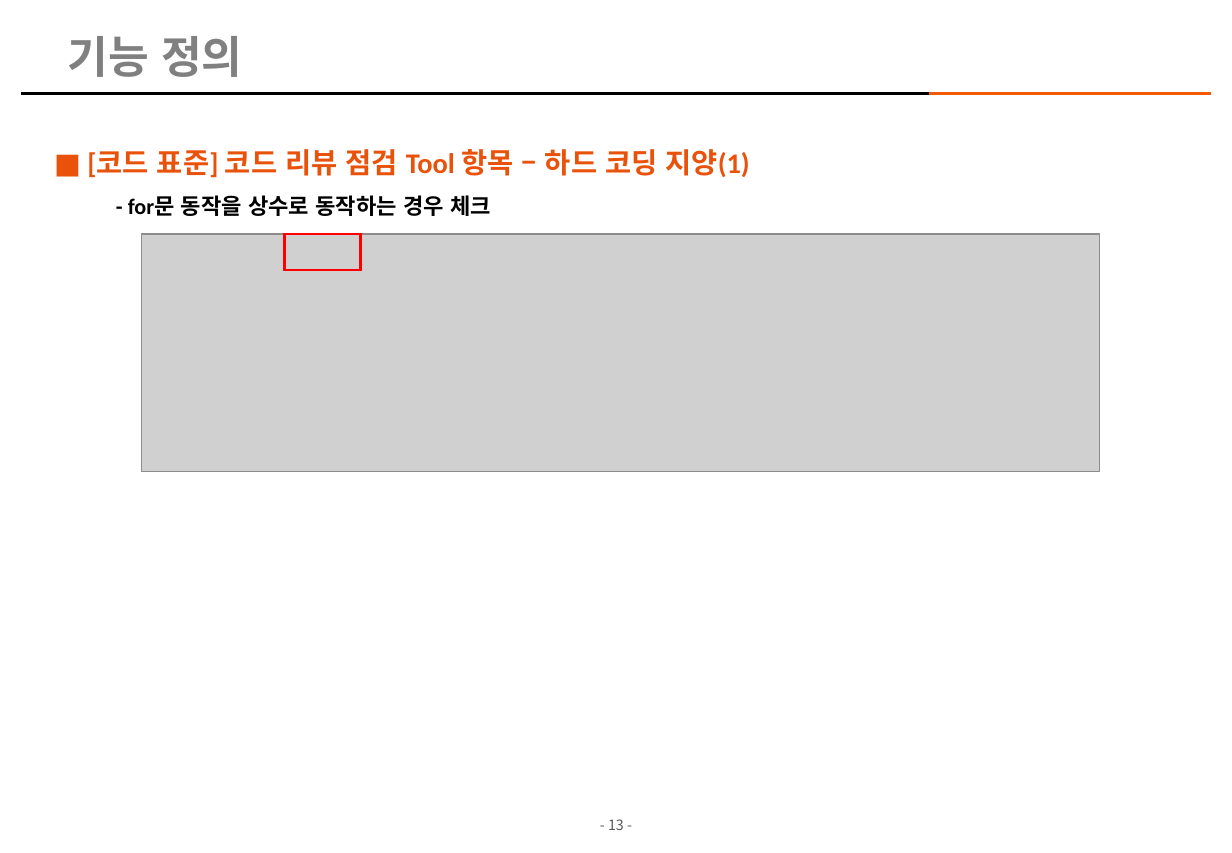
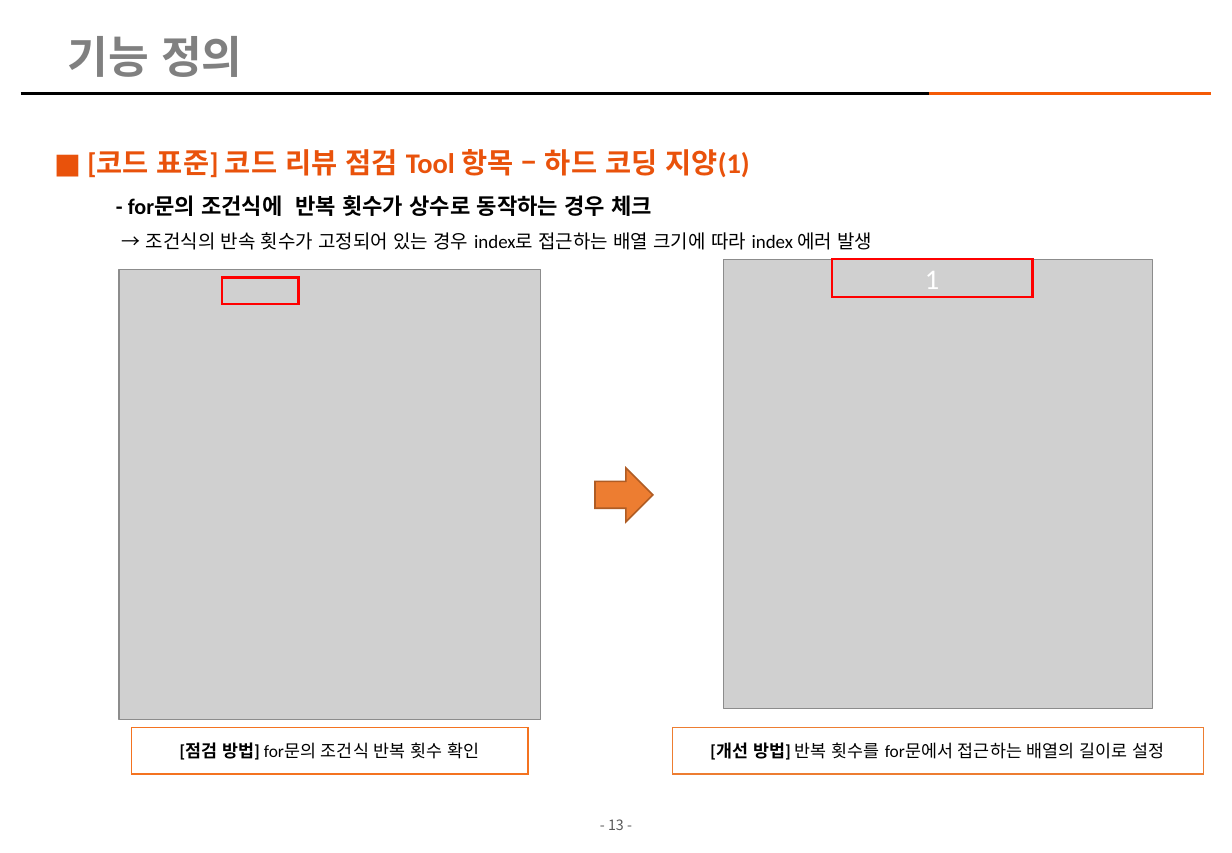
Before and after one commit to kimhopepa/PythonPjt, a slide deck: slide 13 of CodeReviewTool/doc/CodeReview_점검_Tool_개발계획서_rev07.pptx. Drawn at 1232x853 pixels with LibreOffice and Linux fonts; fonts in the diff are those of the drawing; grey boxes stand for pictures; background and template pictures are left out. Boxes give left, top, right and bottom in pixels: in the first picture for what was removed or moved away, otherwise in the second. Text is boxed around its words. In the diff, an @@ line names an element or a change of style, - is before the commit and + after.

```diff
--- a/CodeReviewTool/doc/CodeReview_점검_Tool_개발계획서_rev07.pptx
+++ b/CodeReviewTool/doc/CodeReview_점검_Tool_개발계획서_rev07.pptx
@@ text at box(128, 195, 873, 250): text changed; size 14 to 12 pt; bold off @@
-  - for문 동작을 상수로 동작하는 경우 체크
+  - for문의 조건식에 반복 횟수가 상수로 동작하는 경우 체크
+  → 조건식의 반속 횟수가 고정되어 있는 경우 index로 접근하는 배열 크기에 따라 index 에러 발생
@@ picture removed at box(141, 234, 1100, 472) @@
@@ picture added at box(724, 259, 1152, 709) @@
@@ rectangle added at box(832, 259, 1032, 297), outline #FF0000 1.5 pt, 18 pt, text #FFFFFF @@
+1
@@ picture added at box(119, 270, 541, 720) @@
@@ rectangle: place and size @@
-rectangle at box(284, 234, 361, 271)
+rectangle at box(223, 278, 299, 304)
@@ right arrow added at box(595, 468, 653, 521), fill #ED7D31, outline #AF5C24 1 pt @@
@@ rectangle added at box(132, 728, 529, 775), fill #FFFFFF, outline #F47320 1 pt, 11 pt, text #000000 @@
+[점검 방법] for문의 조건식 반복 횟수 확인
@@ rectangle added at box(672, 728, 1204, 775), fill #FFFFFF, outline #ED7D31 1 pt, 11 pt, text #000000 @@
+[개선 방법] 반복 횟수를 for문에서 접근하는 배열의 길이로 설정
```
Also in this commit, not shown: 10 other slides changed, 2 other files.
